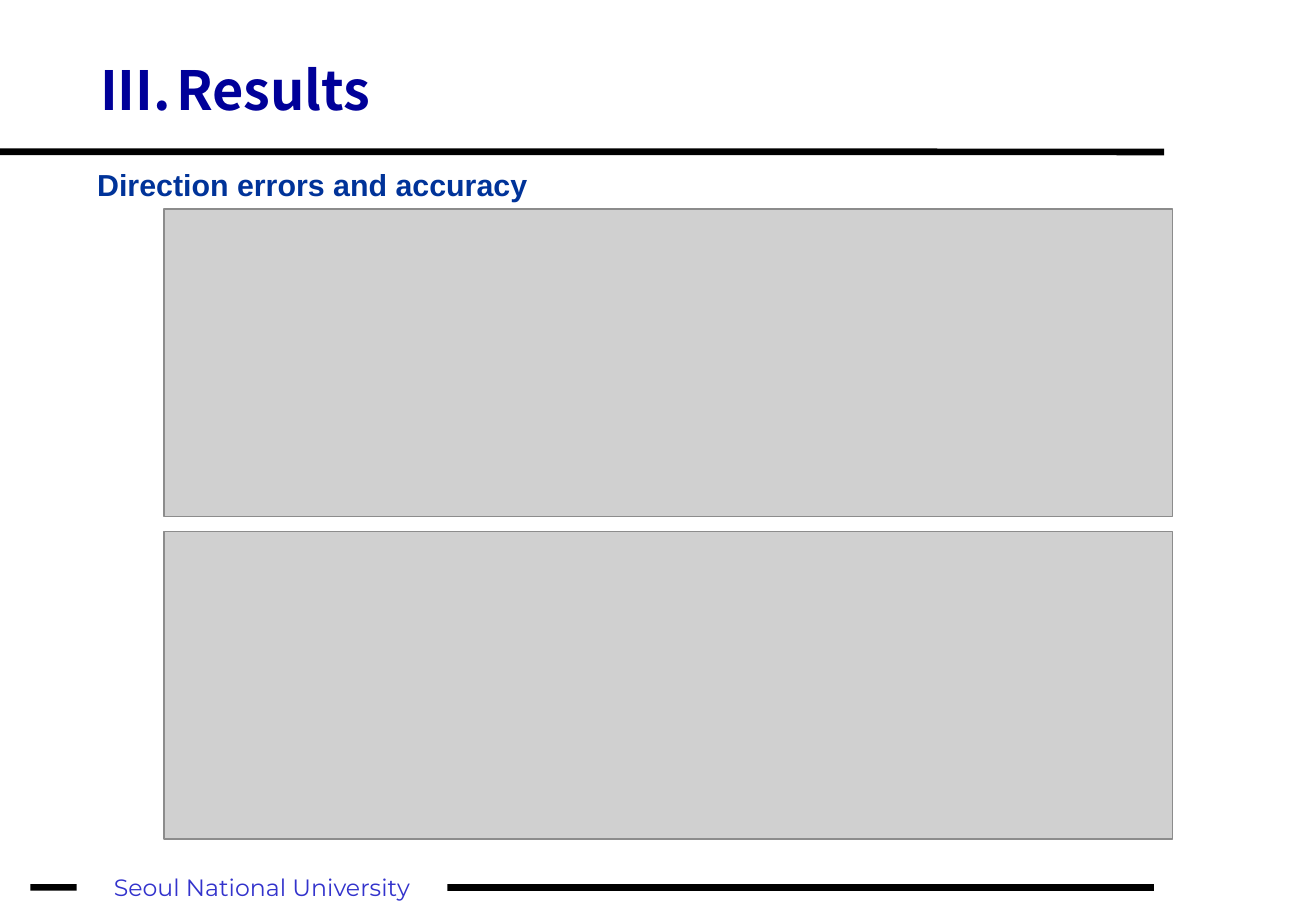
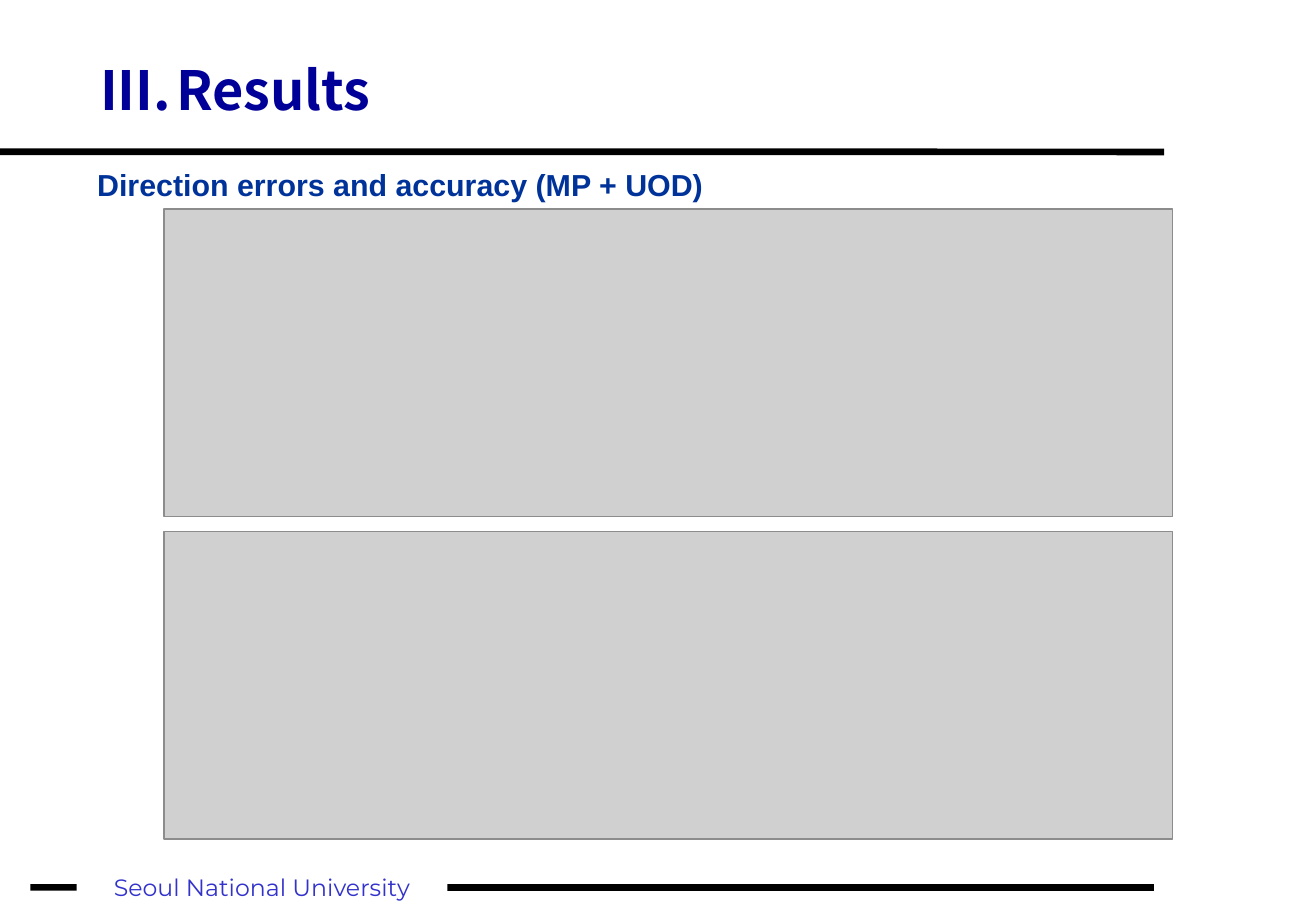
Before and after one commit to fosherrat/piv_termproject, a slide deck: slide 22 of presentation/PIV_term_project.pptx (slide 19 before the commit). Drawn at 1316x911 pixels with LibreOffice and Linux fonts; fonts in the diff are those of the drawing; grey boxes stand for pictures. Boxes give left, top, right and bottom in pixels: in the first picture for what was removed or moved away, otherwise in the second. Text is boxed around its words. In the diff, an @@ line names an element or a change of style, - is before the commit and + after.

```diff
--- a/presentation/PIV_term_project.pptx
+++ b/presentation/PIV_term_project.pptx
@@ text at box(97, 174, 703, 202): text changed @@
-Direction errors and accuracy
+Direction errors and accuracy (MP + UOD)
```
Also in this commit, not shown: 10 other slides changed, 5 slides added, 2 slides removed, 8 other files.
